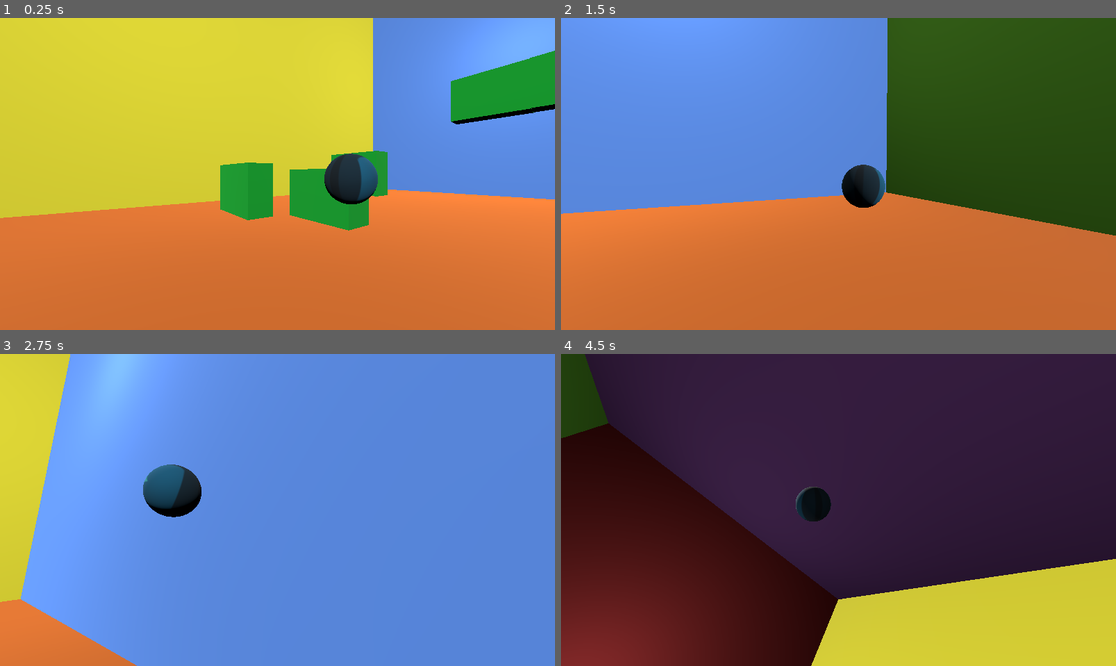
Above: before the commit, frames 1-4 (two rows, left to right).
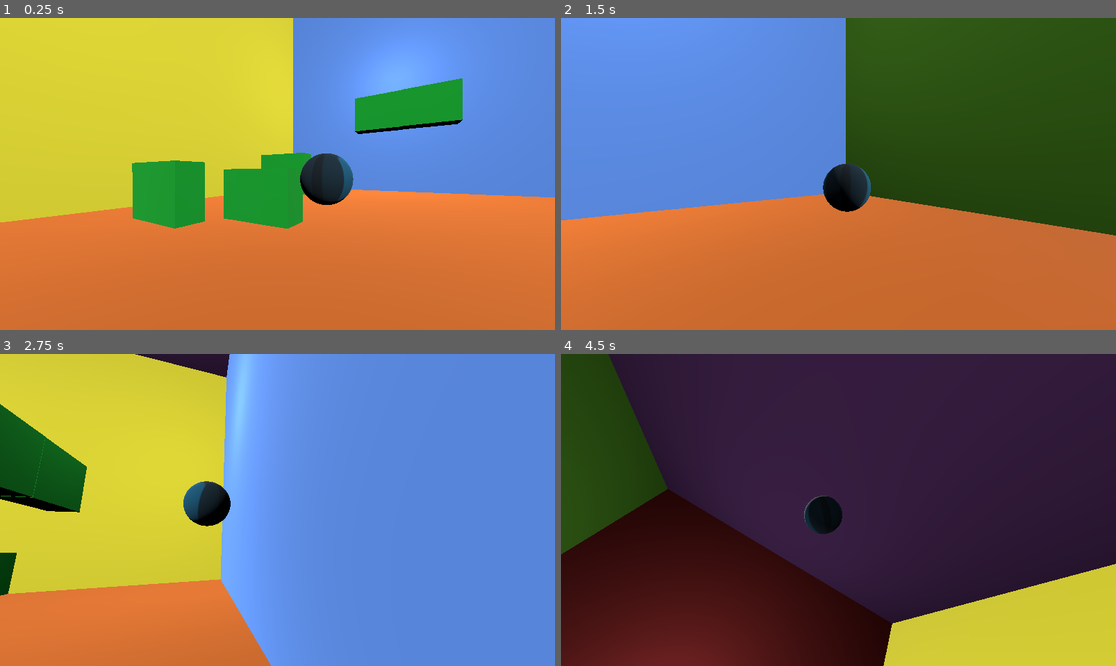
Above: after the commit, the same moments.

Repository: Mangochicken13/MangoPirateJam16
Game: Godot game, scene res://test_scene_2.tscn
The game is run twice, just before and just after one commit, with the same random seed, the same clock (stepped at 60 frames per second) and the same inputs. The engine's default icon, where the game draws it, is replaced by a stand-in: a white triangle on a blue panel in a dark square.
Inputs (mouse positions are in pixels of both pictures, inside the frame that each line leads up to):
- Up to frame 1 (0.25 s): no input
- Up to frame 2 (1.5 s): tap Enter (ui_accept) at 0.5, 0.77 s; move the mouse to (960, 158) at 0.52 s; hold D (turn_right) 0.53-1.28 s; hold F 0.53-1.28 s; click (960, 158) at 0.67 s; move the mouse to (727, 189) at 1.27 s; hold W (turn_down) from 1.28 s (still down); tap Q at 1.35 s
- Up to frame 3 (2.75 s): tap Enter (ui_accept) at 1.52 s; move the mouse to (333, 441) at 2.02 s; release W (turn_down) at 2.03 s; hold D (turn_right) from 2.03 s (still down); tap Space at 2.1 s
- Up to frame 4 (4.5 s): move the mouse to (810, 572) at 2.77 s; release D (turn_right) at 2.78 s; hold S (turn_up) 2.78-3.53 s; tap F at 2.85 s; click (810, 572) at 2.92 s; tap Enter (ui_accept) at 3.02, 3.77 s; move the mouse to (1005, 556) at 3.52 s; hold Q 3.53-4.28 s; hold A (turn_left) from 3.53 s (still down); move the mouse to (672, 463) at 4.27 s; tap Space at 4.35 s

The runs differ from the first frame. In frame 1, 21% of the frame differs, in the area x 0-100%, y 0-69%; in frame 2, 5.5%; in frame 3, 41%, in the area x 0-50%, y 0-100%; in frame 4, 17%.

Commit message:
Update ball parameters

Diff:
--- a/you-are-the-weapon/Components/ball.gd
+++ b/you-are-the-weapon/Components/ball.gd
@@ -11,7 +11,7 @@
 
 var damage_mult: float = 1
 
-const CAMERA_LERP_SPEED: float = 2
+const CAMERA_LERP_SPEED: Vector3 = Vector3(2, 4, 2)
 const SPRING_LERP_SPEED: float = 4
 const VELOCITY_LERP_SPEED: float = 1
 const ADDITIONAL_COLLISIONS: int = 3
@@ -34,6 +34,7 @@
 
 func _physics_process(delta: float) -> void:
 	#region Rotation
+	# I don't entirely understand the rotation functions, but they work so that's good enough
 	var turn_dir_x = Input.get_axis("turn_up", "turn_down")
 	rotate_object_local(Vector3.MODEL_RIGHT, turn_dir_x * delta)
 	velocity = velocity.rotated(basis * Vector3.LEFT, turn_dir_x * delta)
@@ -89,7 +90,7 @@
 	var damage = max(0.5, (1 + pow(max(0, (velocity.length() - speed)) ** 2, (1.0/3)))) * damage_mult
 
 	print("Damage: ", damage)
-	print("From values: \nVelocity magnitude: {0}\nSpeed: {1}\nDamage Multiplier: {2}".format([velocity.length(), speed, damage_mult]))
+	print("From values: \nVelocity magnitude: {0}\nSpeed: {1}\nDamage Multiplier: {2}\n".format([velocity.length(), speed, damage_mult]))
 	return damage
 
 
@@ -101,7 +102,7 @@
 	#   avoids manually changing the angle along with player input, and handles bouncing
 	var ball_cam_angle = ball_cam.get_third_person_rotation()
 	for i in range(3):
-		ball_cam_angle[i] = lerp_angle(ball_cam_angle[i], global_rotation[i], CAMERA_LERP_SPEED * delta)
+		ball_cam_angle[i] = lerp_angle(ball_cam_angle[i], global_rotation[i], CAMERA_LERP_SPEED[i] * delta)
 	ball_cam.set_third_person_rotation(ball_cam_angle)
 
 	# TODO: more work needed on this
--- a/you-are-the-weapon/Components/ball.tscn
+++ b/you-are-the-weapon/Components/ball.tscn
@@ -71,7 +71,7 @@
 [node name="Node" type="Node" parent="."]
 
 [node name="Camera3D" type="Camera3D" parent="Node"]
-transform = Transform3D(1.94707e-07, -0.00113086, 0.999999, 4.65661e-10, 0.999999, 0.00113086, -1, 2.45476e-10, 1.94707e-07, 2.99989, 0.103392, 5.841e-07)
+transform = Transform3D(1.94706e-07, -0.00113086, 0.999999, 4.65661e-10, 0.999999, 0.00113086, -1, 2.45476e-10, 1.94707e-07, 2.44991, 0.102771, 4.77015e-07)
 cull_mask = 1048573
 
 [node name="RayCast3D" type="RayCast3D" parent="Node/Camera3D"]
@@ -89,7 +89,7 @@
 
 [node name="BallCamera" type="Node3D" parent="Node" node_paths=PackedStringArray("follow_target")]
 unique_name_in_owner = true
-transform = Transform3D(1.94701e-07, -0.00113081, 0.999964, 4.65648e-10, 0.999959, 0.00113082, -0.999972, 2.45466e-10, 1.947e-07, 2.99989, 0.103392, 5.841e-07)
+transform = Transform3D(1.94701e-07, -0.00113081, 0.999964, 4.65648e-10, 0.999959, 0.00113082, -0.999972, 2.45466e-10, 1.947e-07, 2.44991, 0.102771, 4.77015e-07)
 script = ExtResource("4_j6r2q")
 follow_mode = 6
 follow_target = NodePath("../..")
@@ -98,11 +98,11 @@
 camera_3d_resource = SubResource("Resource_7k4t5")
 follow_offset = Vector3(0, 0.1, 0)
 follow_damping = true
-follow_distance = 3.0
+follow_distance = 2.45
 dead_zone_width = 0.3
 dead_zone_height = 0.3
-spring_length = 3.0
-collision_mask = 6
+spring_length = 2.45
+collision_mask = 2
 shape = SubResource("SphereShape3D_s1nqx")
 look_at_damping = true
 
@@ -111,8 +111,6 @@
 collision_layer = 2
 script = ExtResource("7_nu58y")
 size = Vector3(0.4, 0.4, 0.4)
-velocity_multiplier = null
-combo_modifier = null
 
 [node name="CollisionShape3D" type="CollisionShape3D" parent="Node/BallCamera/Testing Solid Wall"]
 shape = SubResource("BoxShape3D_0iw5f")
